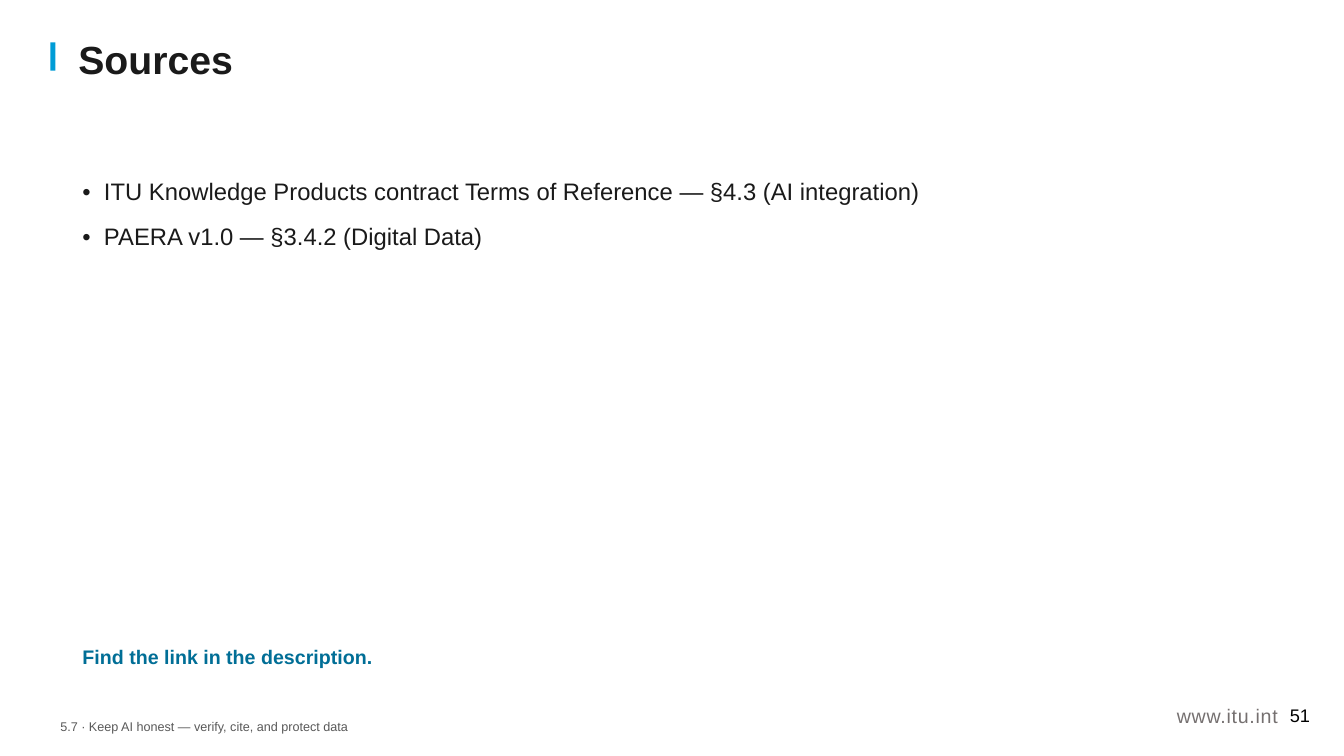
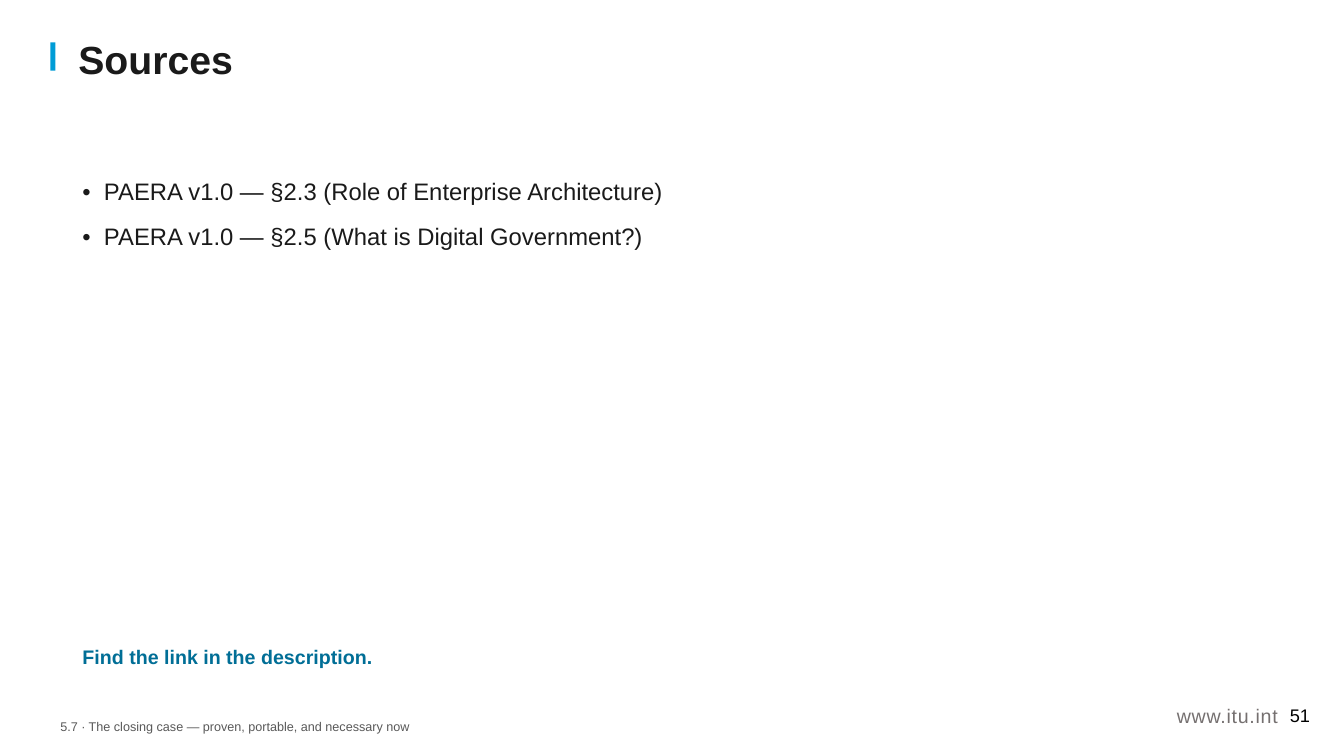
Before and after one commit to aarelaponin/geatdm-framework, a slide deck: slide 51 of 10-Knowledge-Products/KP1-GEA/videos/module_5/en/decks/KP1_M5_Deck_v0.1.pptx. Drawn at 1344x756 pixels with LibreOffice and Linux fonts; fonts in the diff are those of the drawing. Boxes give left, top, right and bottom in pixels: in the first picture for what was removed or moved away, otherwise in the second. Text is boxed around its words. In the diff, an @@ line names an element or a change of style, - is before the commit and + after.

```diff
--- a/10-Knowledge-Products/KP1-GEA/videos/module_5/en/decks/KP1_M5_Deck_v0.1.pptx
+++ b/10-Knowledge-Products/KP1-GEA/videos/module_5/en/decks/KP1_M5_Deck_v0.1.pptx
@@ text at (x1=104, y1=182, x2=662, y2=250): text changed @@
-• ITU Knowledge Products contract Terms of Reference — §4.3 (AI integration)
-• PAERA v1.0 — §3.4.2 (Digital Data)
+• PAERA v1.0 — §2.3 (Role of Enterprise Architecture)
+• PAERA v1.0 — §2.5 (What is Digital Government?)
@@ text at (x1=60, y1=722, x2=409, y2=734): text changed @@
-5.7 · Keep AI honest — verify, cite, and protect data
+5.7 · The closing case — proven, portable, and necessary now
```
Also in this commit, not shown: 35 other slides changed, 15 slides added, 15 slides removed, 58 other files.
